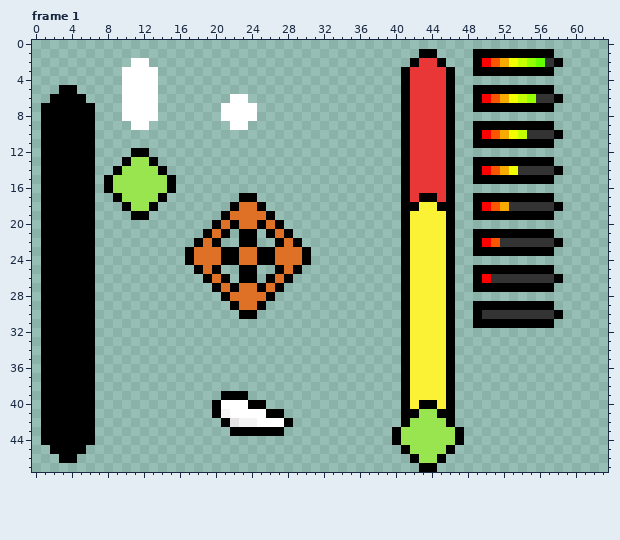
Two versions of one pixel-art file, assets/sprites/aim_system.aseprite. Above is the file before it was changed.
64x48 pixels, 5 frames. Shown: frame 1. The commit also changed other frames, which this record leaves out.
The same view after the edit:
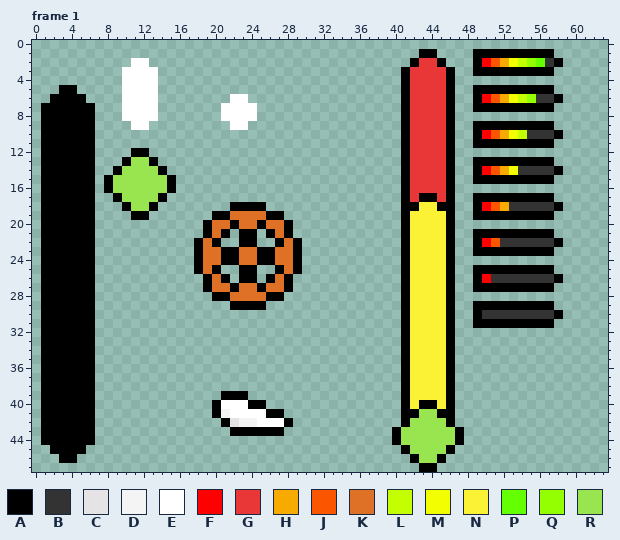
Palette (. is transparent): A #000000  B #333333  C #e5e3e3  D #f4f4f4  E #ffffff  F #ff0000  G #e93636  H #f7aa00  J #fb5500  K #df7126  L #c3ff00  M #f3ff00  N #fbf236  P #64ff00  Q #94ff00  R #99e550
What changed:
Frame 1, layer "Layer 1":
The author put colour A in row 19 at x 20 and 27; in row 20 at x 19 and 28; in row 27 at x 19 and 28; in row 28 at x 20 and 27.
Colour K becomes colour A in row 18 at x 23 to 24; in rows 23 to 24 at x 18 and 29; in row 29 at x 23 to 24.
Colour A becomes colour K in row 20 at x 20 and 27; in row 27 at x 20 and 27.
The author cleared colour A in row 17 at x 23 to 24; in rows 23 to 24 at x 17 and 30; in row 30 at x 23 to 24.
